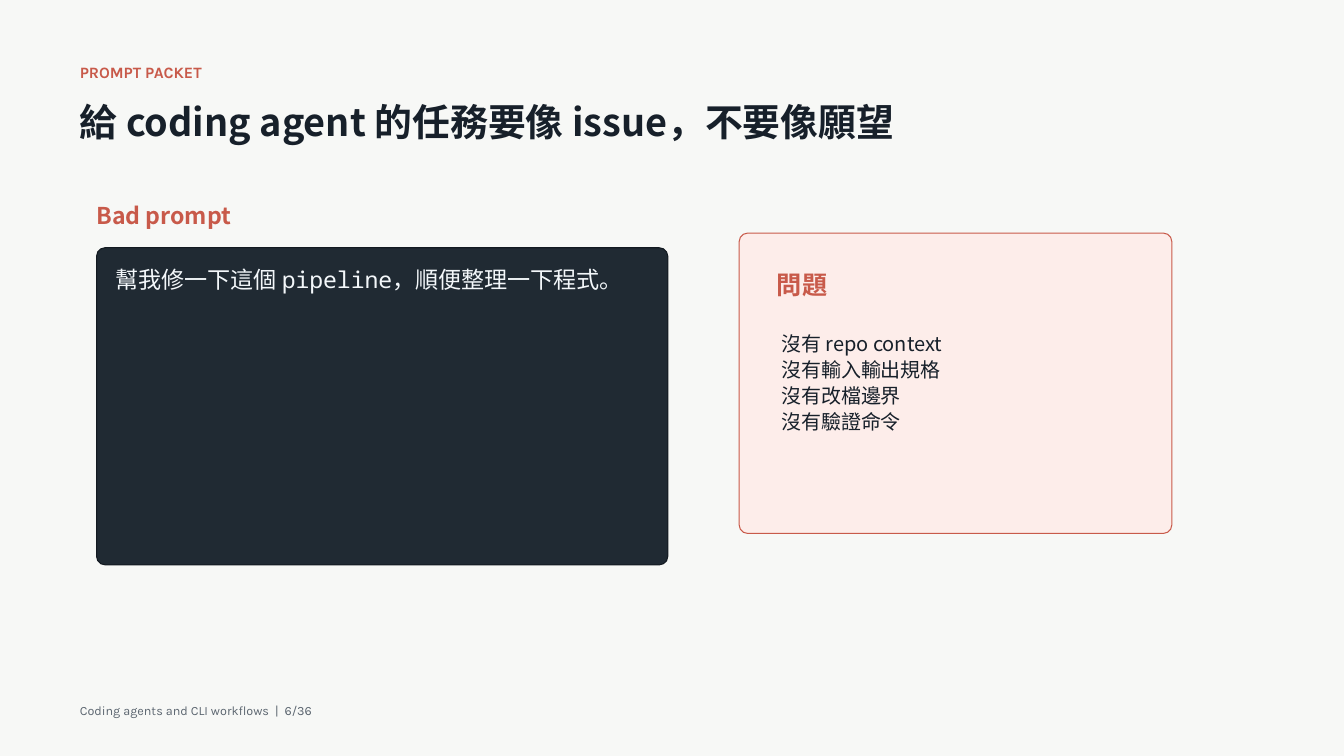
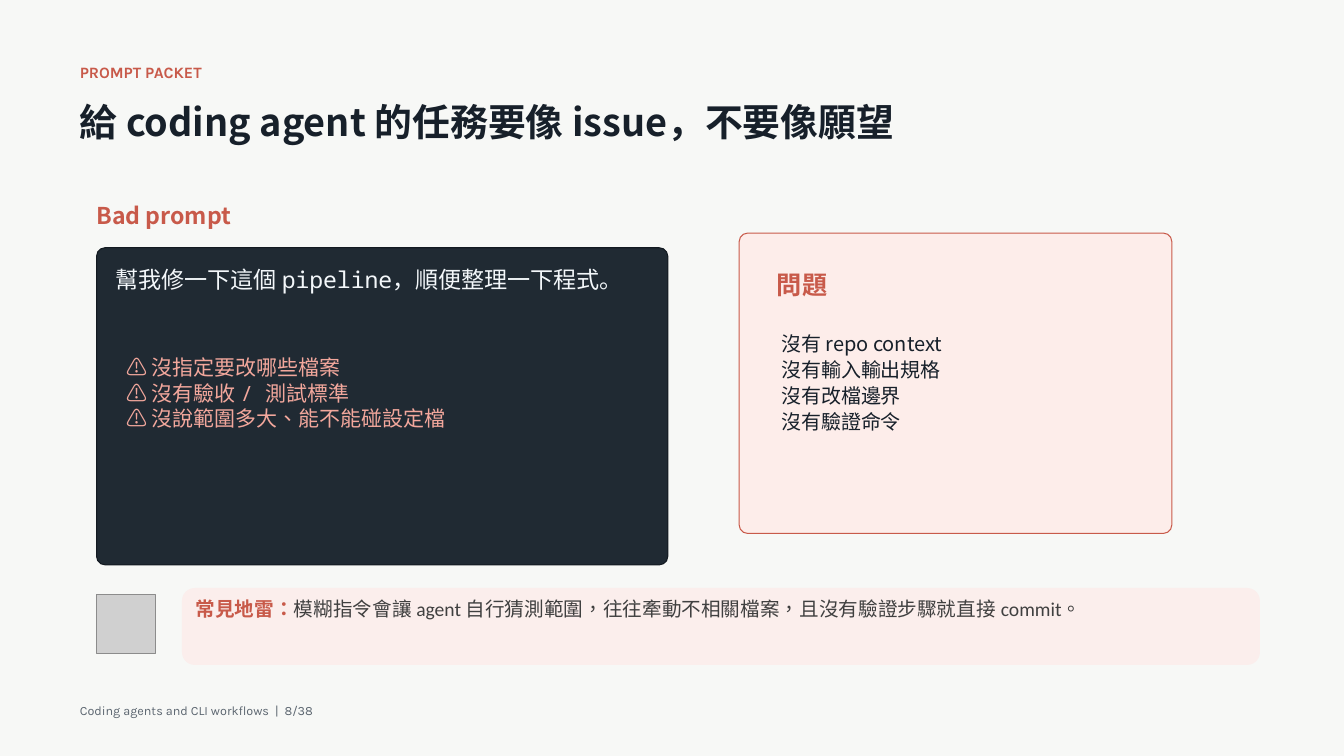
Before and after one commit to godkin1211/LLM_applications_on_BioMedicalData, a slide deck: slide 8 of slides/lesson-07-coding-agents-cli-workflows.pptx (slide 6 before the commit). Drawn at 1344x756 pixels with LibreOffice and Linux fonts; fonts in the diff are those of the drawing; grey boxes stand for pictures. Boxes give left, top, right and bottom in pixels: in the first picture for what was removed or moved away, otherwise in the second. Text is boxed around its words. In the diff, an @@ line names an element or a change of style, - is before the commit and + after.

```diff
--- a/slides/lesson-07-coding-agents-cli-workflows.pptx
+++ b/slides/lesson-07-coding-agents-cli-workflows.pptx
@@ text added at (x1=152, y1=357, x2=446, y2=428), 15 pt, text #F2A79C @@
+⚠ 沒指定要改哪些檔案
+⚠ 沒有驗收 / 測試標準
+⚠ 沒說範圍多大、能不能碰設定檔
@@ picture added at (x1=97, y1=595, x2=155, y2=653) @@
@@ rounded rectangle added at (x1=182, y1=588, x2=1260, y2=664), fill #FBEEEC, 14 pt, text #404040 @@
+常見地雷：模糊指令會讓 agent 自行猜測範圍，往往牽動不相關檔案，且沒有驗證步驟就直接 commit。
@@ text at (x1=80, y1=706, x2=313, y2=718): text changed @@
-Coding agents and CLI workflows | 6/36
+Coding agents and CLI workflows | 8/38
```
Also in this commit, not shown: 35 other slides changed, 2 slides added, 1 other file.
